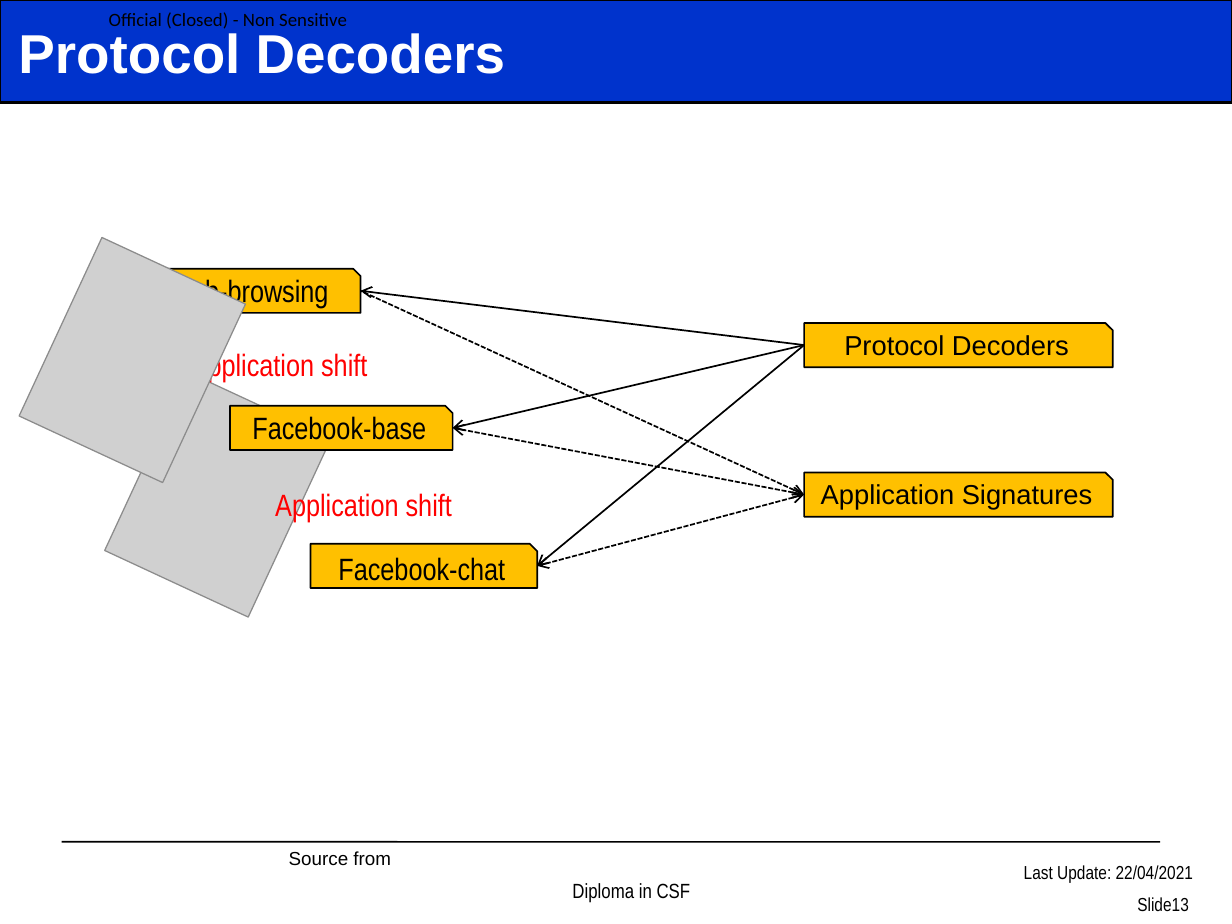
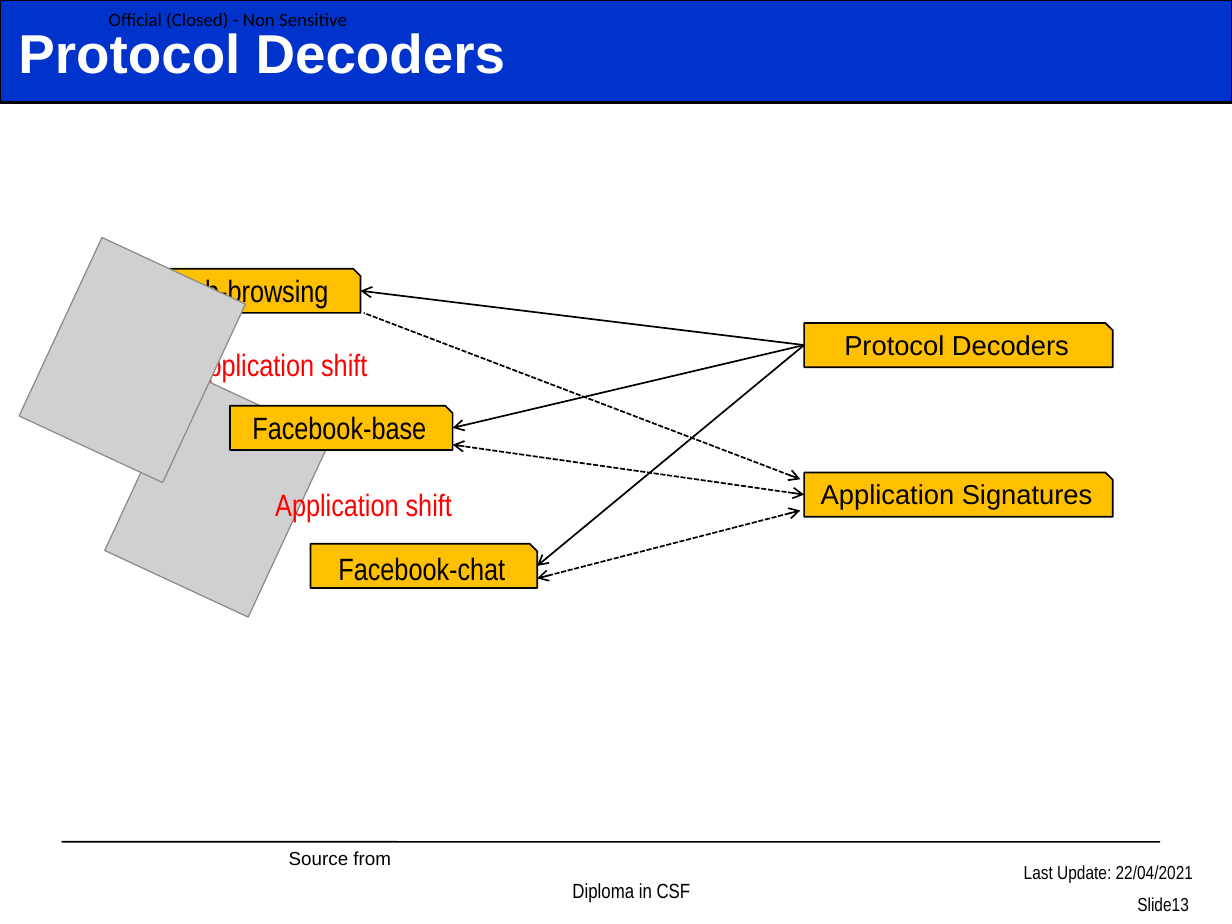
Before and after one commit to dodieboy/Np_class, a slide deck: slide 13 of NS/Week04/Week 4 NS Apr 2021 App-ID.pptx. Drawn at 1232x924 pixels with LibreOffice and Linux fonts; fonts in the diff are those of the drawing; grey boxes stand for pictures; background and template pictures are left out. Boxes give left, top, right and bottom in pixels: in the first picture for what was removed or moved away, otherwise in the second. Text is boxed around its words. In the diff, an @@ line names an element or a change of style, - is before the commit and + after.

```diff
--- a/NS/Week04/Week 4 NS Apr 2021 App-ID.pptx
+++ b/NS/Week04/Week 4 NS Apr 2021 App-ID.pptx
@@ arrow moved from (804, 494) - (361, 291) to (801, 479) - (363, 313) @@
@@ double arrow moved from (804, 494) - (452, 428) to (804, 494) - (452, 445) @@
@@ double arrow moved from (804, 494) - (537, 565) to (801, 510) - (537, 578) @@
```
Also in this commit, not shown: 1 other file.
